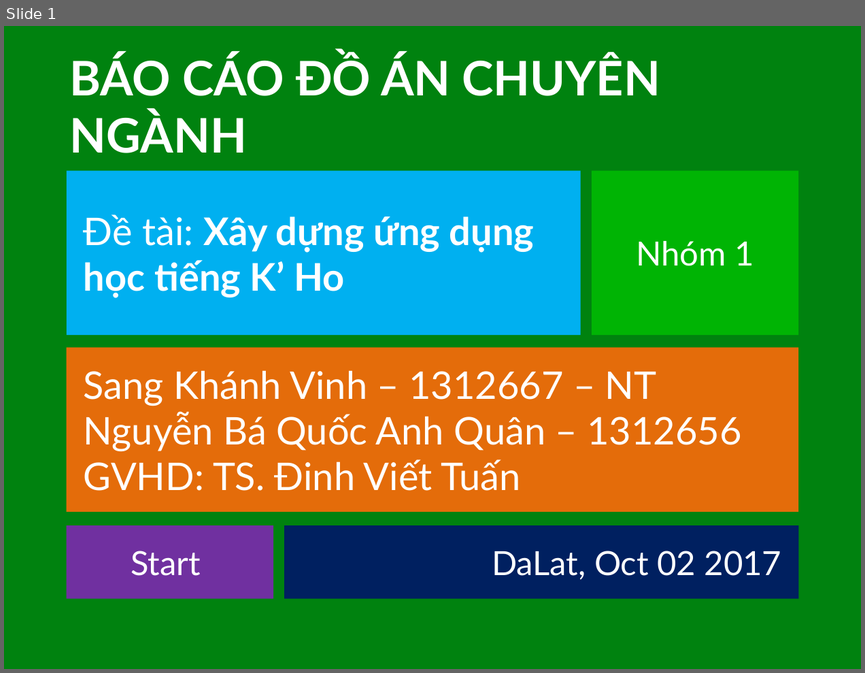
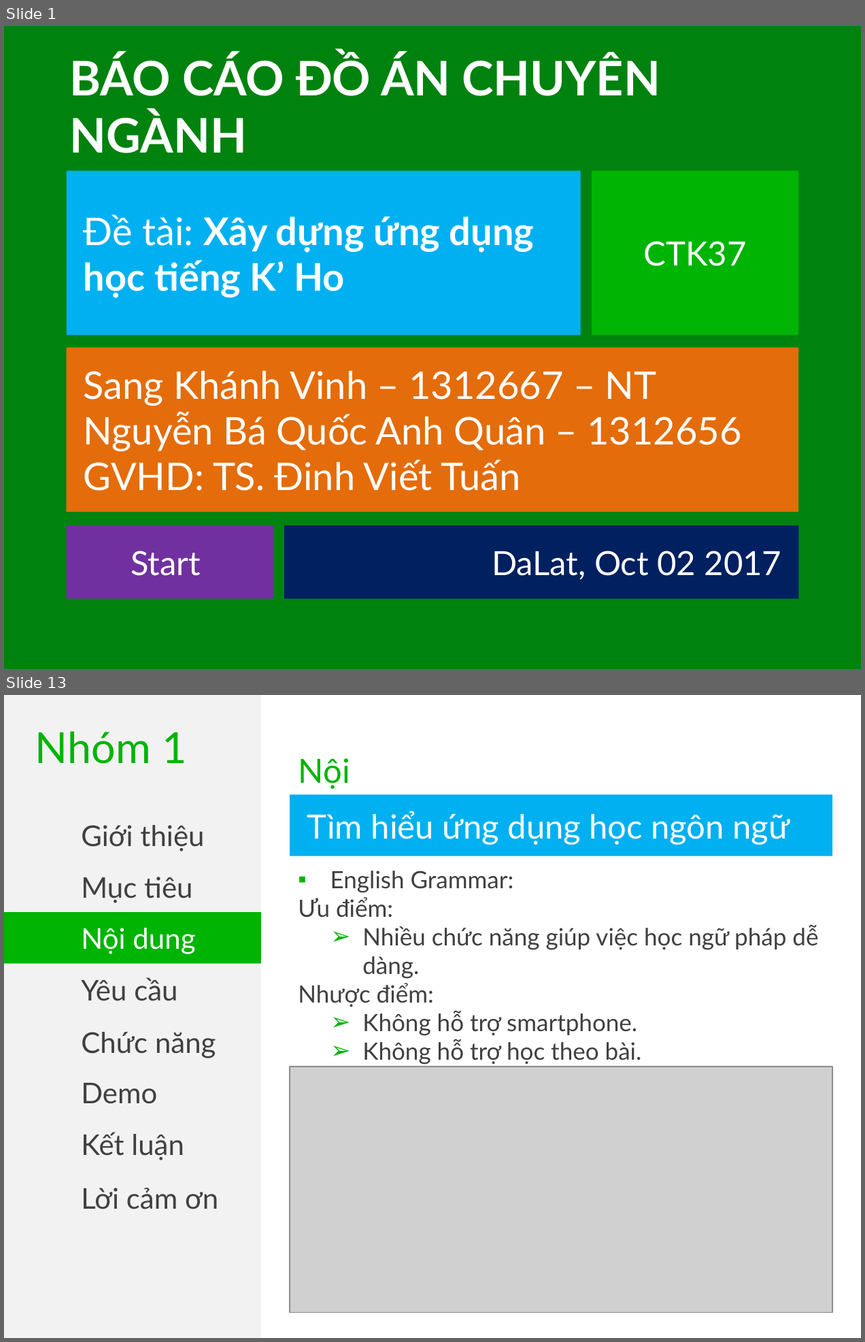
Before and after one commit to khanhvinhit/Do-An, a slide deck: THESIS/BaoCaov1.pptx. Shown one above the other, each under a label of ours: slide 1 before the commit, slides 1 and 13 after it; the slides between them are not shown. The pictures are 865x673 and 865x1342 pixels, drawn with LibreOffice and Linux fonts; fonts in the diff are those of the drawing; grey boxes stand for pictures. Boxes give left, top, right and bottom in pixels: in the first picture for what was removed or moved away, otherwise in the second. Text is boxed around its words. In the diff, an @@ line names an element or a change of style, - is before the commit and + after.

```diff
--- a/THESIS/BaoCaov1.pptx
+++ b/THESIS/BaoCaov1.pptx
@@ slide 13 added at [4, 695, 861, 1338], background #FFFFFF @@
@@ rectangle added at [4, 695, 261, 1338], fill #F2F2F2 @@
@@ text added at [35, 731, 187, 764], 36 pt, text #00B404 @@
+Nhóm 1
@@ text added at [298, 758, 371, 830], 28 pt, text #00B404 @@
+Nội dung
@@ rectangle added at [290, 794, 832, 856], fill #00B0F0, 28 pt, text #FFFFFF @@
+Tìm hiểu ứng dụng học ngôn ngữ
@@ text added at [81, 825, 204, 851], 24 pt, text #404040 @@
+Giới thiệu
@@ rectangle added at [4, 860, 261, 912], fill #F2F2F2, 24 pt, text #404040 @@
+Mục tiêu
@@ text added at [298, 870, 818, 1064], 20 pt, text #404040 @@
+▪ English Grammar:
+Ưu điểm:
+➢ Nhiều chức năng giúp việc học ngữ pháp dễ dàng.
+Nhược điểm:
+➢ Không hỗ trợ smartphone.
+➢ Không hỗ trợ học theo bài.
@@ rectangle added at [4, 912, 261, 963], fill #00B404, 24 pt, text #FFFFFF @@
+Nội dung
@@ rectangle added at [4, 963, 261, 1015], fill #F2F2F2, 24 pt, text #404040 @@
+Yêu cầu
@@ text added at [81, 1032, 216, 1058], 24 pt, text #404040 @@
+Chức năng
@@ picture added at [290, 1066, 832, 1312] @@
@@ text added at [81, 1083, 157, 1104], 24 pt, text #404040 @@
+Demo
@@ text added at [81, 1132, 184, 1160], 24 pt, text #404040 @@
+Kết luận
@@ text added at [81, 1187, 218, 1209], 24 pt, text #404040 @@
+Lời cảm ơn
@@ slide 1 changed as well @@
@@ text in rectangle at [644, 241, 747, 266]: text changed @@
-Nhóm 1
+CTK37
```
Also in this commit, not shown: 4 other slides changed, 22 other slides added, 2 other files.
